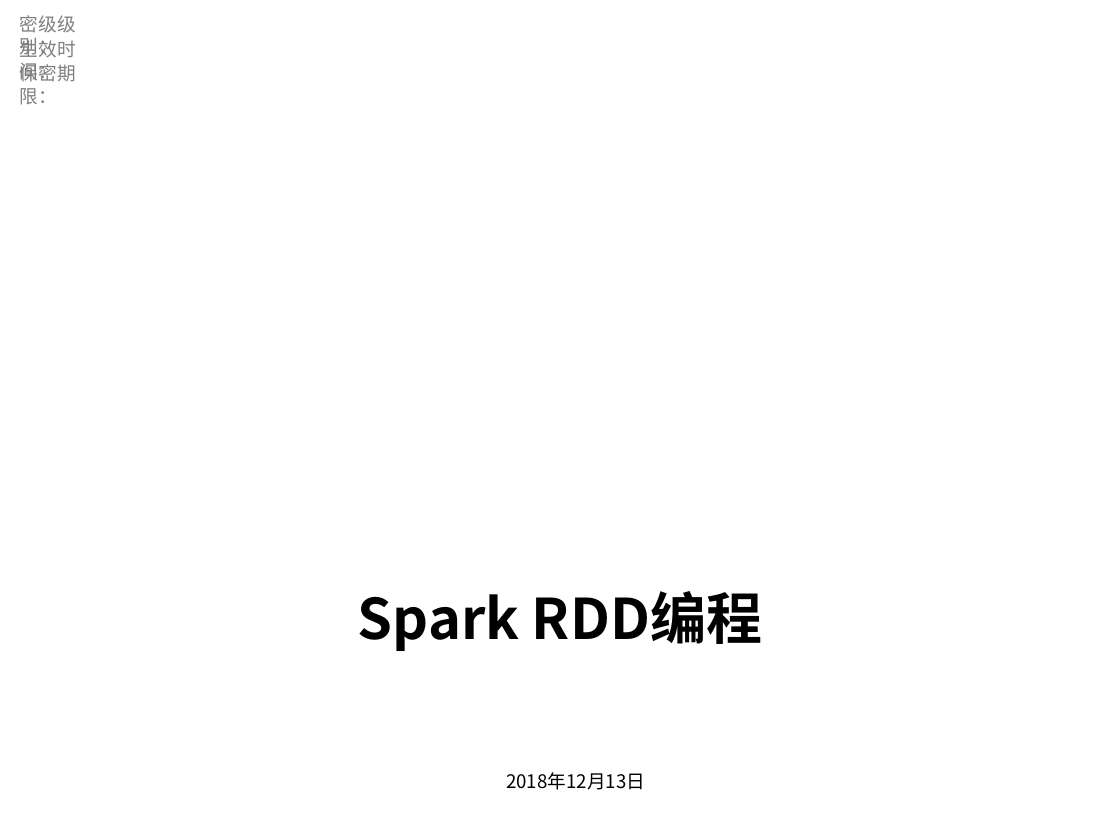
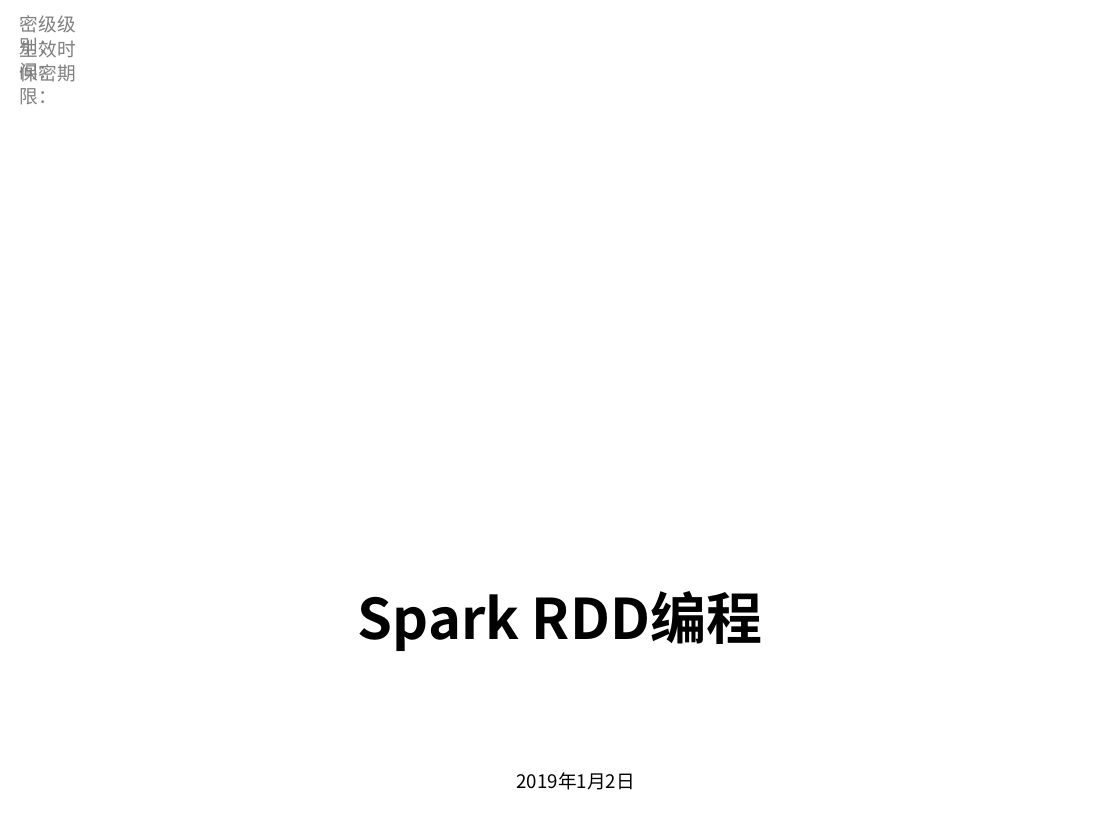
Before and after one commit to pcalpha/Learning, a slide deck: slide 1 of Scala/Spark常用算子.pptx. Drawn at 1120x840 pixels with LibreOffice and Linux fonts; fonts in the diff are those of the drawing; background and template pictures are left out. Boxes give left, top, right and bottom in pixels: in the first picture for what was removed or moved away, otherwise in the second. Text is boxed around its words. In the diff, an @@ line names an element or a change of style, - is before the commit and + after.

```diff
--- a/Scala/Spark常用算子.pptx
+++ b/Scala/Spark常用算子.pptx
@@ text at [517, 772, 635, 790]: text changed @@
-2018年12月13日
+2019年1月2日
```
Also in this commit, not shown: 8 other slides changed, 13 slides added, 8 slides removed.
